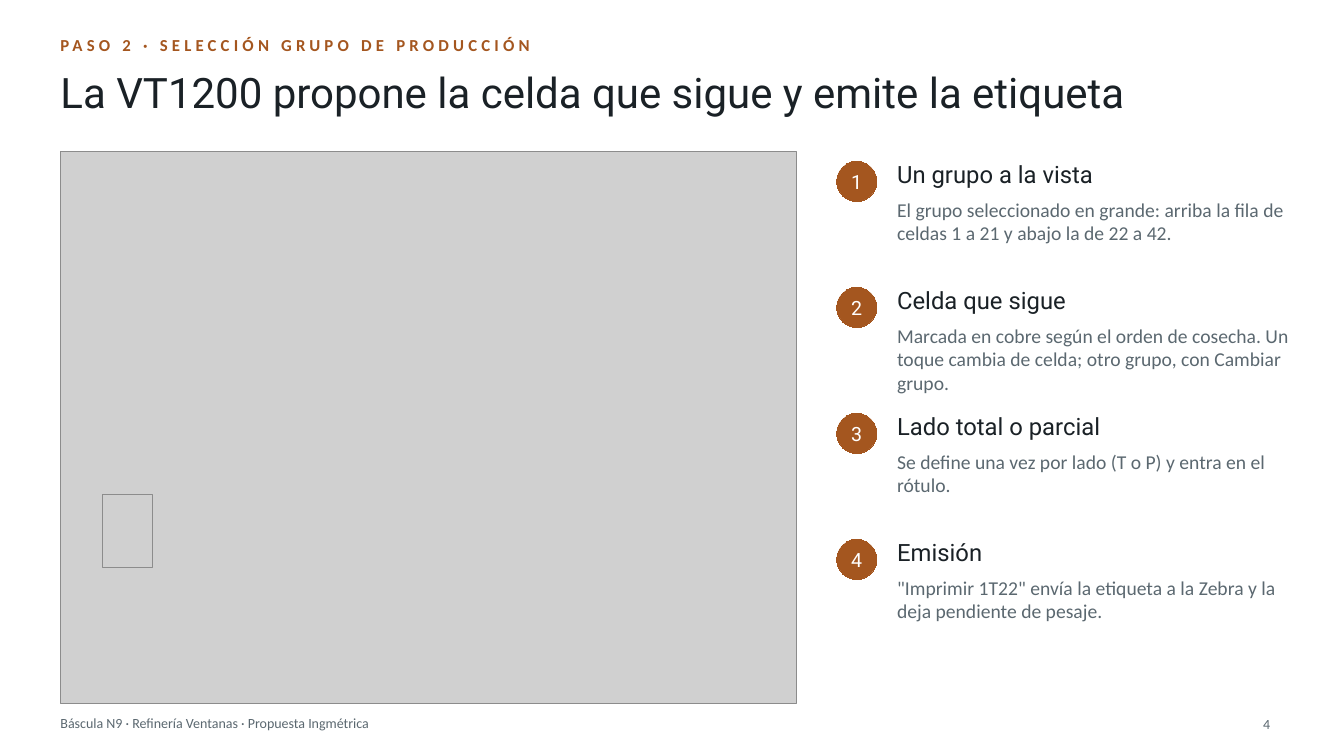
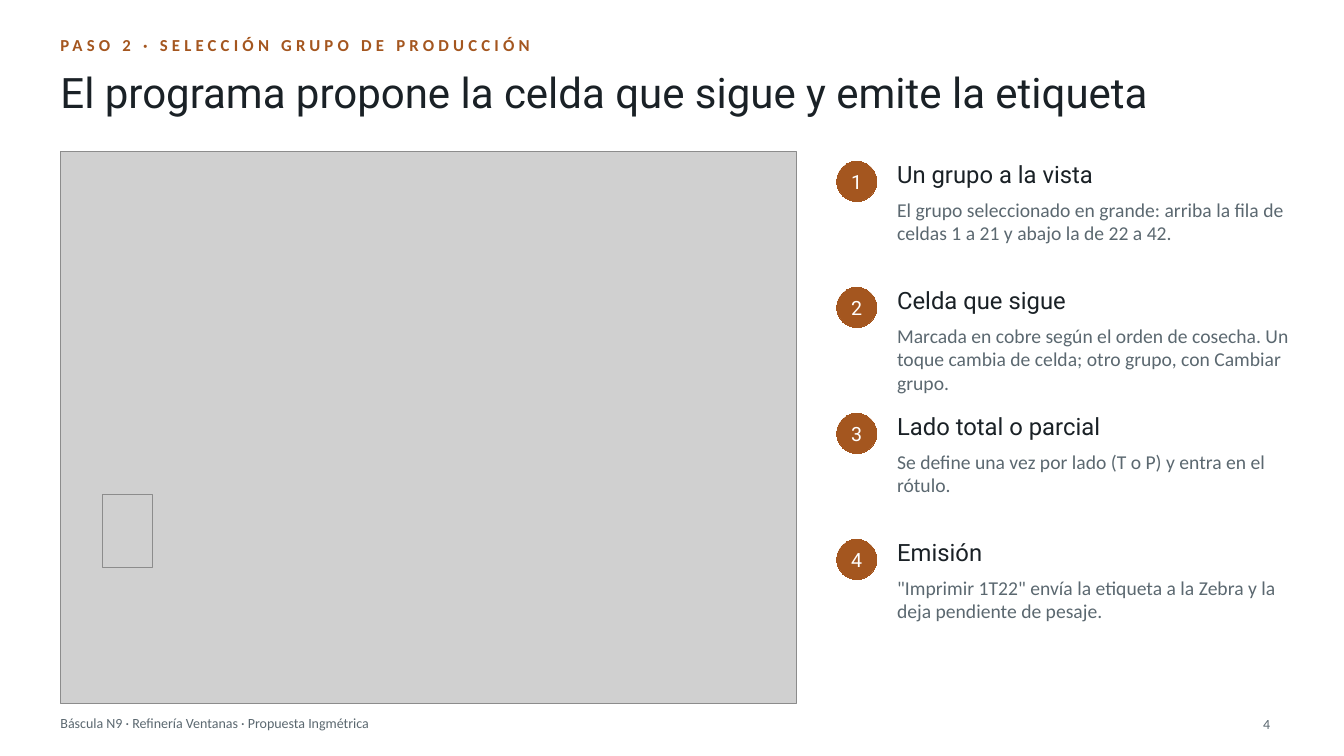
Before and after one commit to BortegaING/Codelco-Proyecto, a slide deck: slide 4 of presentacion/Bascula-N9-Ventanas.pptx. Drawn at 1344x756 pixels with LibreOffice and Linux fonts; fonts in the diff are those of the drawing; grey boxes stand for pictures. Boxes give left, top, right and bottom in pixels: in the first picture for what was removed or moved away, otherwise in the second. Text is boxed around its words. In the diff, an @@ line names an element or a change of style, - is before the commit and + after.

```diff
--- a/presentacion/Bascula-N9-Ventanas.pptx
+++ b/presentacion/Bascula-N9-Ventanas.pptx
@@ title at [60, 76, 1147, 117]: text changed @@
-La VT1200 propone la celda que sigue y emite la etiqueta
+El programa propone la celda que sigue y emite la etiqueta
```
Also in this commit, not shown: 5 other slides changed, 1 other file.
